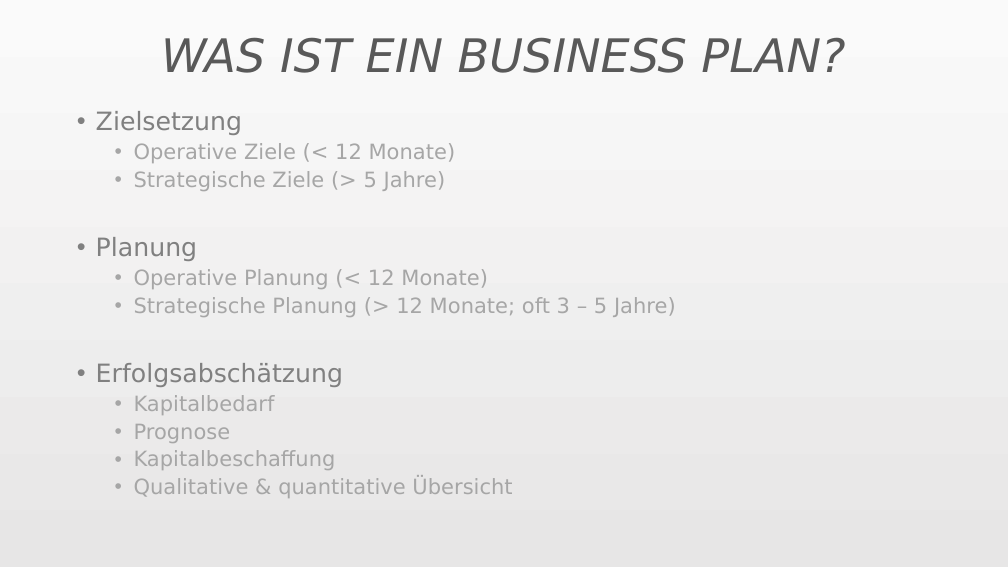
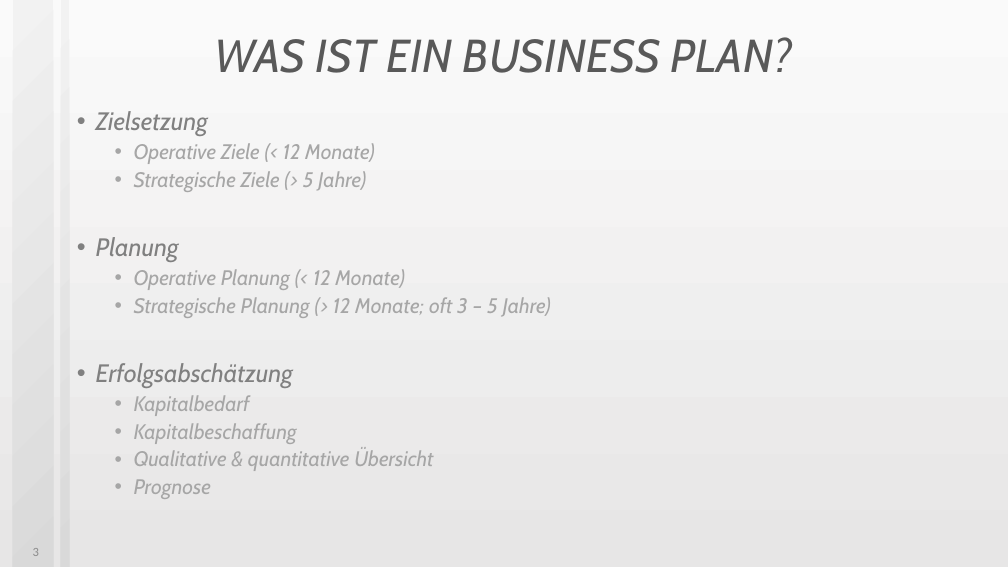
Before and after one commit to JMFootBallPlyr/Hard-drive-system-, a slide deck: slide 3 of APPR/UF/presents/Businessplan01.pptx (slide 2 before the commit). Drawn at 1008x567 pixels with LibreOffice and Linux fonts; fonts in the diff are those of the drawing. Boxes give left, top, right and bottom in pixels: in the first picture for what was removed or moved away, otherwise in the second. Text is boxed around its words. In the diff, an @@ line names an element or a change of style, - is before the commit and + after.

```diff
--- a/APPR/UF/presents/Businessplan01.pptx
+++ b/APPR/UF/presents/Businessplan01.pptx
@@ rectangle added at (13, 0, 54, 567), fill gradient #D9D9D9 to #F2F2F2 @@
@@ title "WAS IST EIN BUSINESS PLAN?" at (215, 37, 793, 73): font DejaVu Sans to Cabin @@
@@ text at (96, 111, 551, 471): font DejaVu Sans to Cabin, italic on @@
@@ text at (134, 424, 231, 443): paragraph removed @@
-  • Prognose
@@ text at (134, 479, 211, 499): paragraph added @@
+  • Prognose
@@ page number added at (33, 548, 39, 556), 12 pt, text #8C8C8C @@
+3
```
Also in this commit, not shown: 3 other slides changed, 2 slides added, 1 slide removed, 4 other files.
